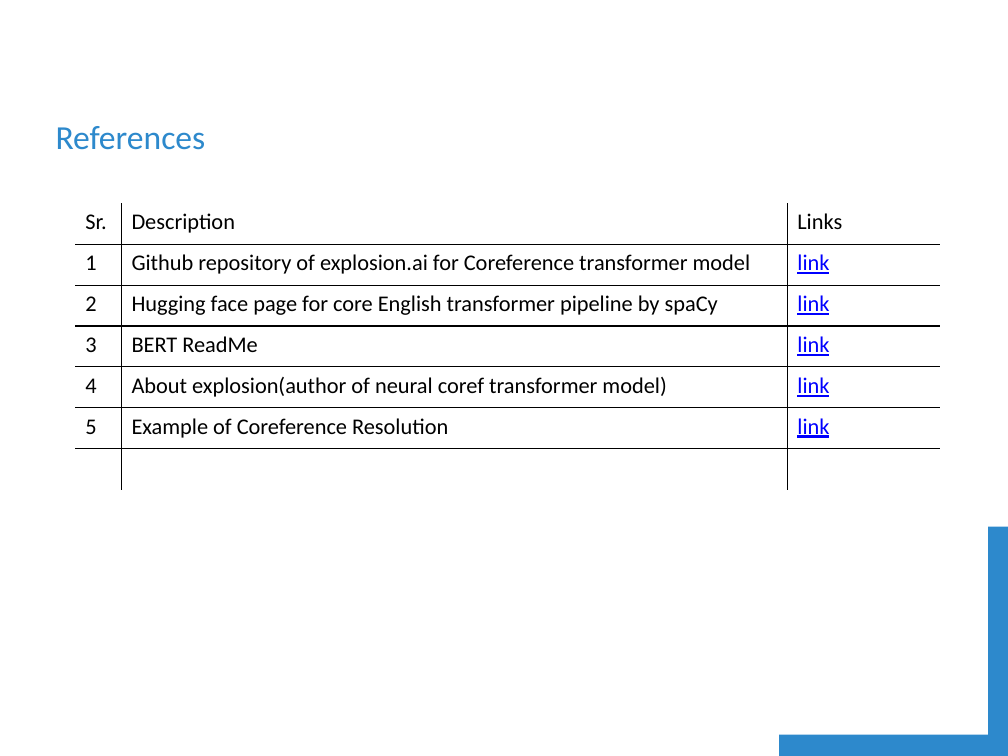
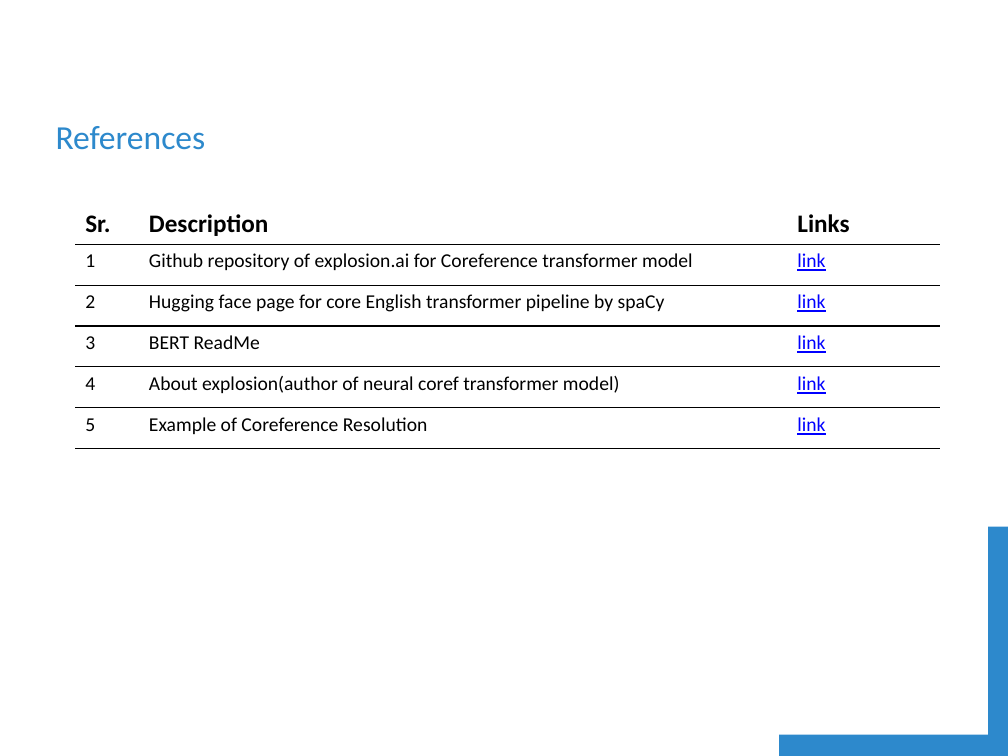
Before and after one commit to shubhamsuryawanshi/goal_extraction, a slide deck: slide 9 of documentation/Presentation.pptx. Drawn at 1008x756 pixels with LibreOffice and Linux fonts; fonts in the diff are those of the drawing; background and template pictures are left out. Boxes give left, top, right and bottom in pixels: in the first picture for what was removed or moved away, otherwise in the second. Text is boxed around its words. In the diff, an @@ line names an element or a change of style, - is before the commit and + after.

```diff
--- a/documentation/Presentation.pptx
+++ b/documentation/Presentation.pptx
@@ table at box(76, 204, 940, 490) @@
@@ size 16 to 18 pt, bold on in "Sr.", "Description", "Links" @@
@@ size 16 to 14 pt @@
@@ borders changed @@
```
Also in this commit, not shown: 2 other slides changed, 3 other files.
